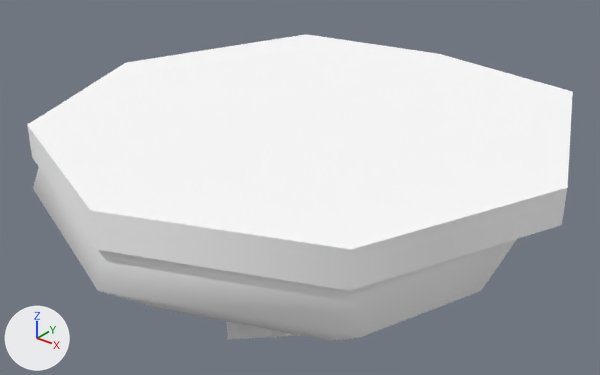
Renders of the glTF model public/3d/item/model__item__shop.ofs_3608_0/3608kg_19_ta0.gltf from each side of a commit.
Before and after are seen from a 50 mm lens placed at (1.28, -1.26, 1.84), pointed at (-0.53, 1.0, 0.44). The lights are fixed; the arrows at lower left show +X, +Y and +Z. The first picture is the older version.

Names of what the first picture shows: '3608kg_19_ta0'.
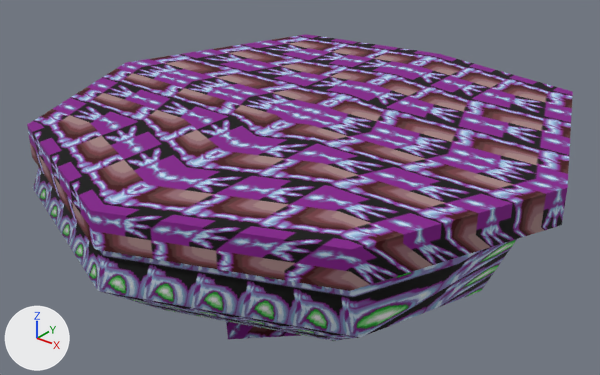
Changed parts and their boxes (x1, y1, x2, y2) in the pictures (600 x 375 px):
'3608kg_19_ta0', surface changed (darker)
    both: (27, 34, 573, 341)

Edits to the bpy script that builds the scene:
```text
Add img_19_ta0_1:
    img_19_ta0_1 = load_image('19_ta0_1', '_unpacked/19_ta0_1', 64, 32, 'sRGB')
Add img_19_ta0_0:
    img_19_ta0_0 = load_image('19_ta0_0', '_unpacked/19_ta0_0', 64, 32, 'sRGB')
Change mat_ta_mat_190:
    remove mat_ta_mat_190.base_color = (1.0, 1.0, 1.0)  # white #ffffff
    add mat_ta_mat_190.texture = img_19_ta0_0
Change mat_ta_mat_191:
    remove mat_ta_mat_191.base_color = (1.0, 1.0, 1.0)  # white #ffffff
    add mat_ta_mat_191.texture = img_19_ta0_1
```
